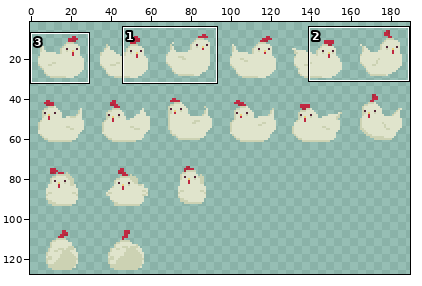
Sprite sheet -- img/chicken2.png. The first picture is a wide view before the edit; the outline marks the close-up.
Close-up. The starting point:
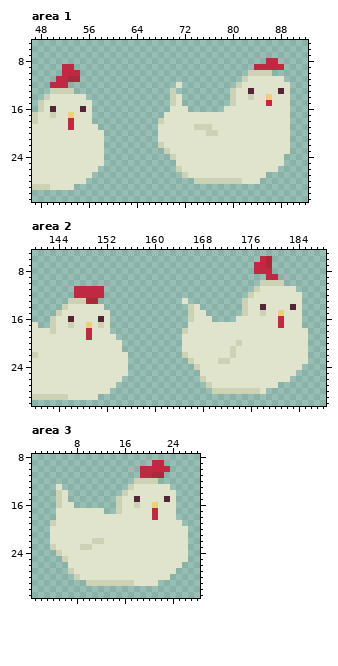
The file is 192x128 pixels. Shown: area 1: x 47..92, y 5..31; area 2: x 140..188, y 5..30; area 3: x 1..28, y 8..31. The wide view leaves out empty margins. The commit also changed other parts of the picture, which this record leaves out.
The same view after the edit:
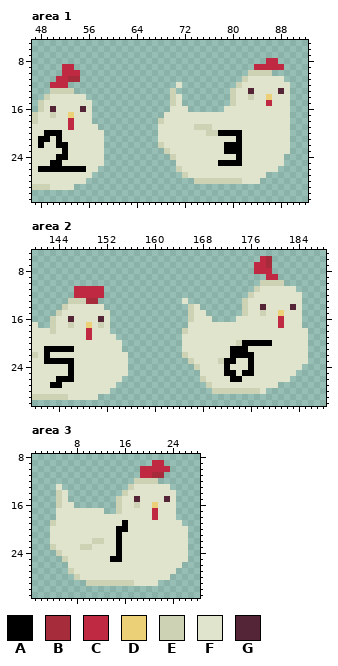
Palette (. is transparent): A #000000  B #a62c3c  C #c02942  D #ecd078  E #ccd2b3  F #e0e4cc  G #542437
The exact change:
Changed rows in their new state; - is an unchanged pixel.
Area 1:
first column x 48:
20 -AAA--------------------------AAAA
21 AA-A-----------------------------A
22 A--AA--------------------------AAA
23 ----A--------------------------AAA
24 ---AA----------------------------A
25 --AA--------------------------AAAA
26 AAAAAAAA--------------------------
Area 2:
first column x 142:
20 ---------------------------------AAAAA
21 AAAAA--------------------------AAA----
22 A------------------------------AAAA---
23 AAAAA-------------------------AA--A---
24 ----A-------------------------A---A---
25 ----A-------------------------AA-AA---
26 --AAA--------------------------AA-----
27 -AA-----------------------------------
Area 3:
first column x 14:
19 --A
20 -AA
21 -A-
22 -A-
23 -A-
24 -A-
25 AA-
Changed places in both close-ups, as pixel boxes (x1, y1, x2, y2):
changed: (38, 130, 86, 172)
changed: (218, 130, 242, 166)
changed: (224, 340, 272, 382)
changed: (44, 346, 74, 388)
changed: (110, 520, 128, 562)
